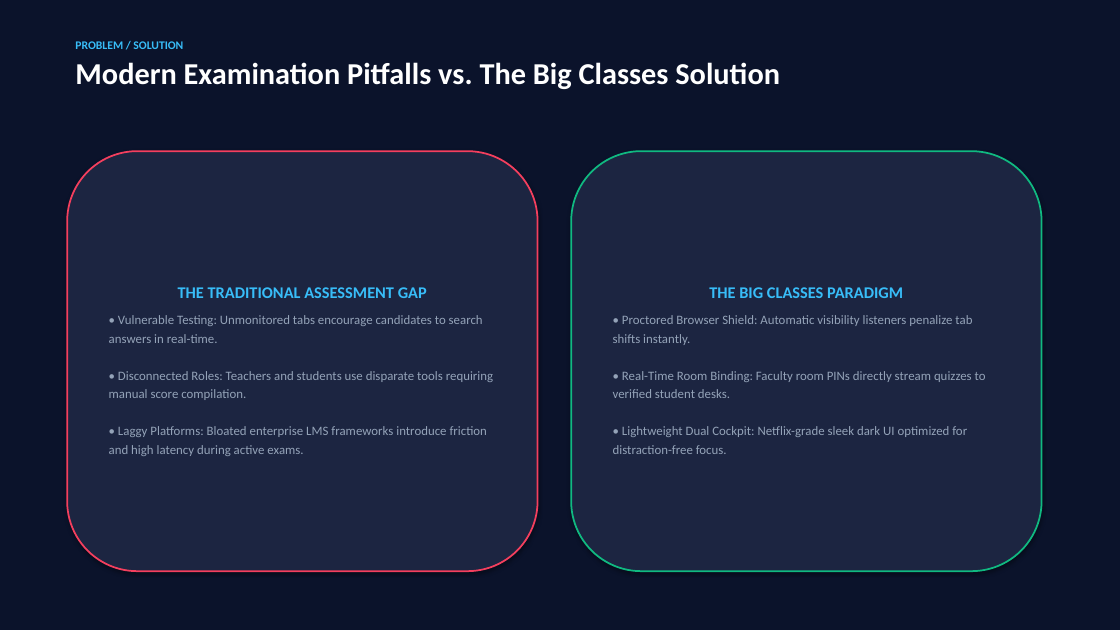
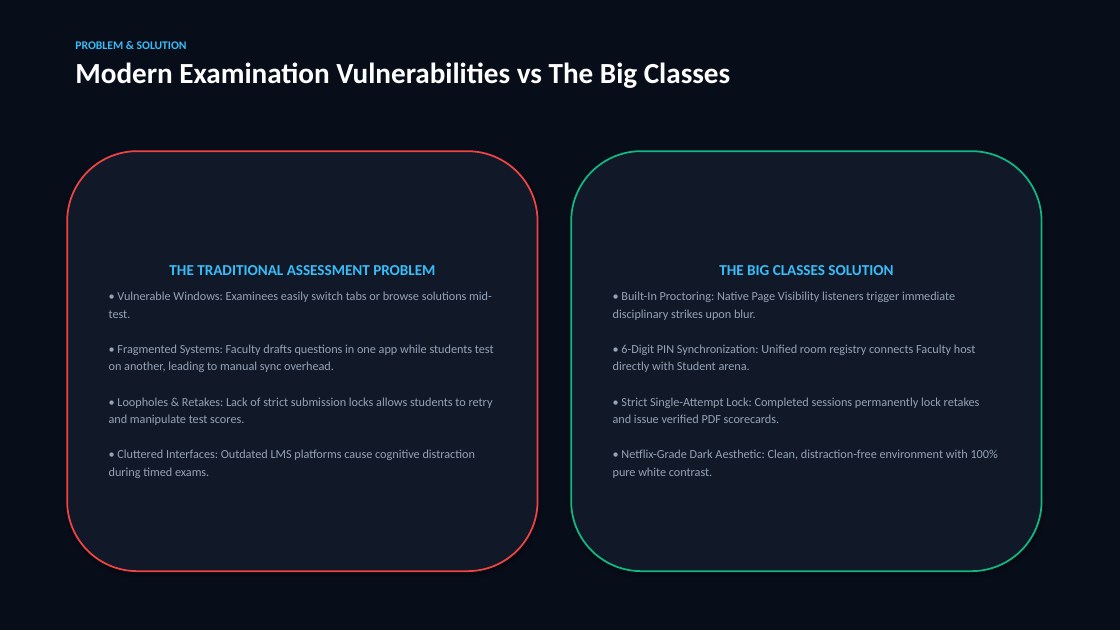
Before and after one commit to aman-vrma/The-Big-Classes, a slide deck: slide 2 of The_Big_Classes_Presentation.pptx. Drawn at 1120x630 pixels with LibreOffice and Linux fonts; fonts in the diff are those of the drawing. Boxes give left, top, right and bottom in pixels: in the first picture for what was removed or moved away, otherwise in the second. Text is boxed around its words. In the diff, an @@ line names an element or a change of style, - is before the commit and + after.

```diff
--- a/The_Big_Classes_Presentation.pptx
+++ b/The_Big_Classes_Presentation.pptx
@@ rectangle at box(0, 0, 1120, 630): fill #0B132B to #080D1A @@
@@ text at box(75, 41, 730, 88): text changed; size 26 to 25 pt @@
-PROBLEM / SOLUTION
-Modern Examination Pitfalls vs. The Big Classes Solution
+PROBLEM & SOLUTION
+Modern Examination Vulnerabilities vs The Big Classes
@@ rounded rectangle "THE TRADITIONAL ASSESSMENT PROBLEM" at box(67, 151, 538, 571): fill #1C2541 to #111827; outline #F43F5E 1.5 pt to #EF4444 1.5 pt @@
@@ rounded rectangle "THE BIG CLASSES SOLUTION" at box(571, 151, 1042, 571): fill #1C2541 to #111827 @@
@@ text in rounded rectangle at box(109, 265, 494, 478): text changed; size 11 to 10.5 pt @@
-THE TRADITIONAL ASSESSMENT GAP
-• Vulnerable Testing: Unmonitored tabs encourage candidates to search answers in real-time.
-• Disconnected Roles: Teachers and students use disparate tools requiring manual score compilation.
-• Laggy Platforms: Bloated enterprise LMS frameworks introduce friction and high latency during active exams.
+THE TRADITIONAL ASSESSMENT PROBLEM
+• Vulnerable Windows: Examinees easily switch tabs or browse solutions mid-test.
+• Fragmented Systems: Faculty drafts questions in one app while students test on another, leading to manual sync overhead.
+• Loopholes & Retakes: Lack of strict submission locks allows students to retry and manipulate test scores.
+• Cluttered Interfaces: Outdated LMS platforms cause cognitive distraction during timed exams.
@@ text in rounded rectangle at box(613, 265, 998, 478): text changed; size 11 to 10.5 pt @@
-THE BIG CLASSES PARADIGM
-• Proctored Browser Shield: Automatic visibility listeners penalize tab shifts instantly.
-• Real-Time Room Binding: Faculty room PINs directly stream quizzes to verified student desks.
-• Lightweight Dual Cockpit: Netflix-grade sleek dark UI optimized for distraction-free focus.
+THE BIG CLASSES SOLUTION
+• Built-In Proctoring: Native Page Visibility listeners trigger immediate disciplinary strikes upon blur.
+• 6-Digit PIN Synchronization: Unified room registry connects Faculty host directly with Student arena.
+• Strict Single-Attempt Lock: Completed sessions permanently lock retakes and issue verified PDF scorecards.
+• Netflix-Grade Dark Aesthetic: Clean, distraction-free environment with 100% pure white contrast.
```
Also in this commit, not shown: 4 other slides changed, 2 slides added, 3 slides removed, 11 other files.
